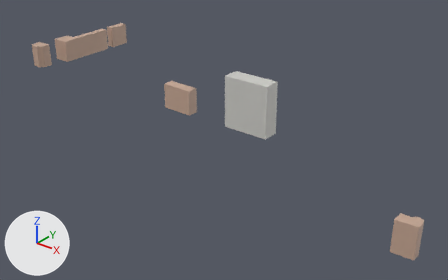
Two versions of the glTF model app/public/world/tiles/3_-2.glb, one commit apart.
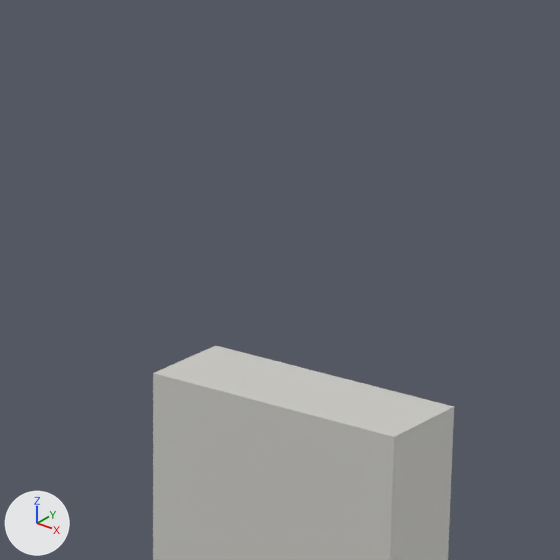
There are two pictures of each version: one whole from a 50 mm camera at (1910.0, 561.7, 96.5) aimed at (1774.9, 730.5, -8.2), one close up on the part from 44% to 66% of the width and 4% to 39% of the height. The axes (+X, +Y, +Z) are drawn at lower left. The lights are the same throughout. The first two pictures are the older version. Vertices at exactly the same position are counted once.

Objects in the first close-up: 'node'.
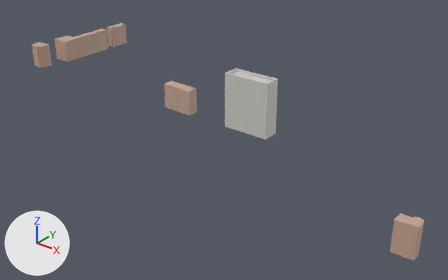
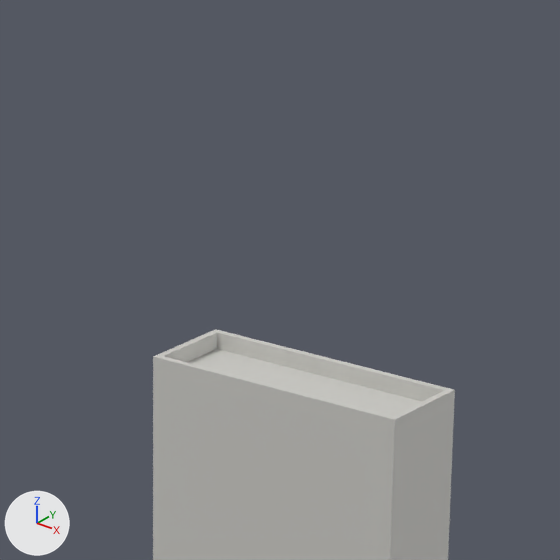
The change, as a list of edits to the scene's bpy script:
```text
Change me_mesh:
    used by ob_node; location = (0.0, 0.0, 0.0)
    remove me_mesh.from_pydata(...)  # 64 vertices, 84 faces; spans x 1664.0..1867.0, y 692.0..777.0, z 0.0..20.0
    add me_mesh.from_pydata(...)  # 76 vertices, 108 faces; spans x 1664.0..1867.0, y 692.0..777.0, z 0.0..21.0
    me_mesh part 1
    12 vertices are added at x 1778.0..1797.0, y 727.0..733.0, z 20.0..21.0
    24 new faces join them
```

What differs and where, as boxes [x1, y1, x2, y2] in the close-ups (560 x 560 px):
'node', reshaped: before [153, 346, 454, 560]; after [153, 329, 455, 560]
part 1 of me_mesh, added: after [153, 329, 455, 437]
